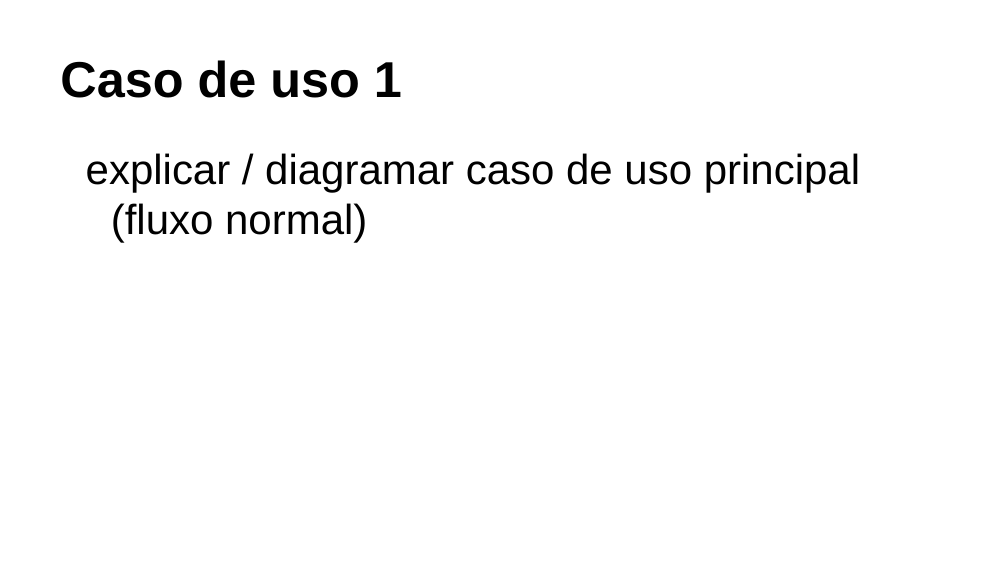
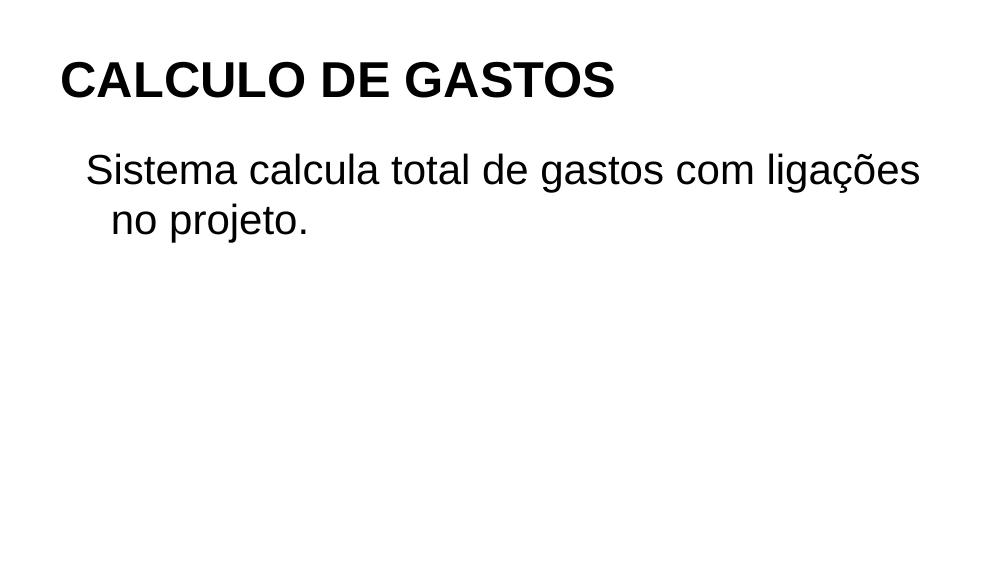
Before and after one commit to cwi-crescer-2017-1/jomar.cardoso, a slide deck: slide 4 of modulo-02/Tarefa 2/Modelo de Apresentação - Crescer 2017-1.pptx. Drawn at 1008x567 pixels with LibreOffice and Linux fonts; fonts in the diff are those of the drawing. Boxes give left, top, right and bottom in pixels: in the first picture for what was removed or moved away, otherwise in the second. Text is boxed around its words. In the diff, an @@ line names an element or a change of style, - is before the commit and + after.

```diff
--- a/modulo-02/Tarefa 2/Modelo de Apresentação - Crescer 2017-1.pptx
+++ b/modulo-02/Tarefa 2/Modelo de Apresentação - Crescer 2017-1.pptx
@@ title at bbox=[60, 61, 617, 98]: text changed @@
-Caso de uso 1
+CALCULO DE GASTOS
@@ text at bbox=[86, 153, 921, 243]: text changed @@
-explicar / diagramar caso de uso principal (fluxo normal)
+Sistema calcula total de gastos com ligações no projeto.
```
Also in this commit, not shown: 4 other slides changed, 4 slides added, 2 slides removed, 13 other files.
